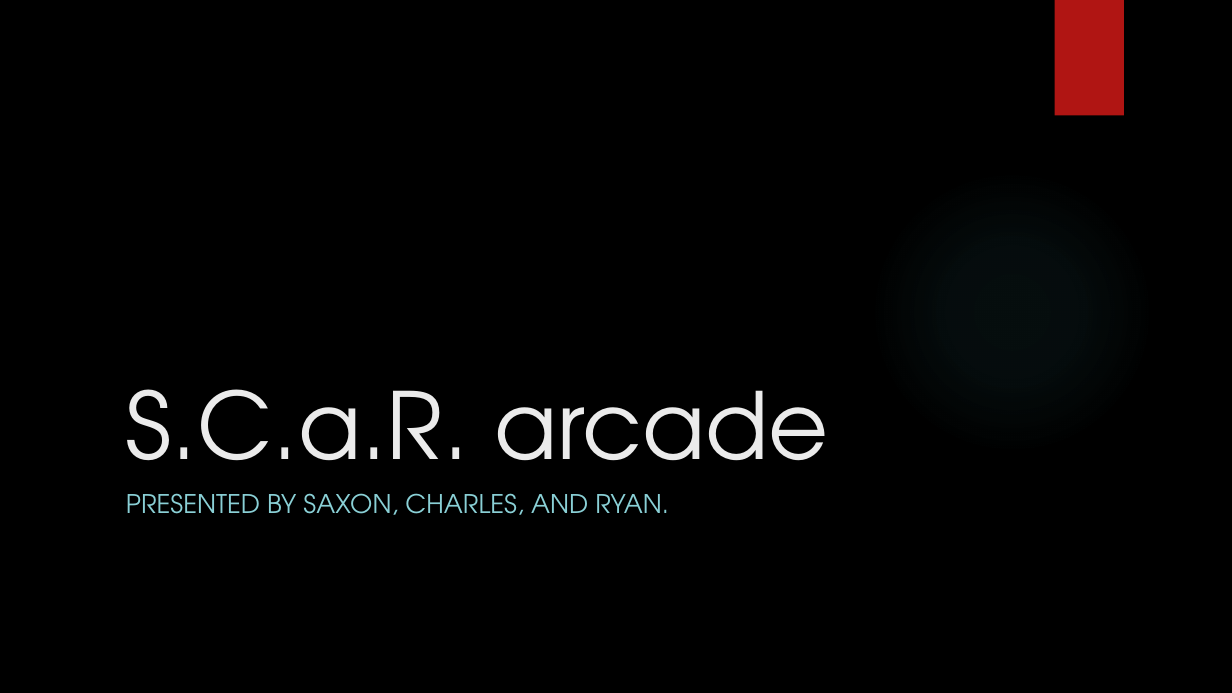
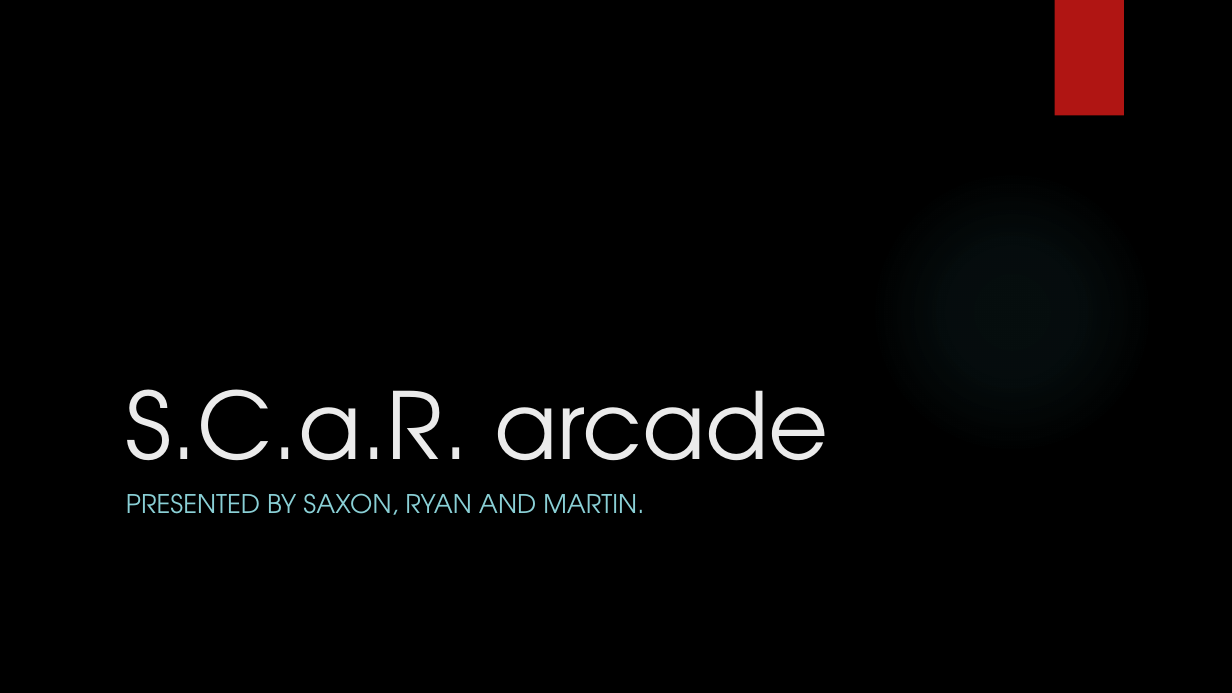
Before and after one commit to IgnitionOrk/SCaR_Arcade, a slide deck: slide 1 of SCaRArcade.pptx. Drawn at 1232x693 pixels with LibreOffice and Linux fonts; fonts in the diff are those of the drawing; background and template pictures are left out. Boxes give left, top, right and bottom in pixels: in the first picture for what was removed or moved away, otherwise in the second. Text is boxed around its words. In the diff, an @@ line names an element or a change of style, - is before the commit and + after.

Commit message:
Changed Names on Powerpoint

```diff
--- a/SCaRArcade.pptx
+++ b/SCaRArcade.pptx
@@ subtitle at (126, 493, 644, 515): text changed @@
-PRESENTED BY SAXON, CHARLES, AND RYAN.
+PRESENTED BY SAXON, RYAN AND MARTIN.
```
